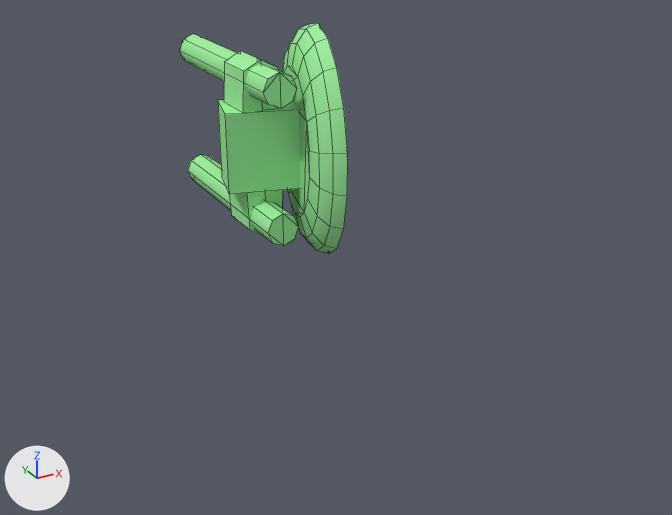
The OBJ model models/InterD/player_turret.obj as it was, and as the next commit left it.
Both versions are drawn from a camera (50 mm lens) standing at (-42.3, -95.7, 31.5) and looking at (4.7, -10.3, -11.2). The lights are fixed; the arrows at lower left show +X, +Y and +Z. Mesh edges are drawn as thin lines. Where no turn or scale is listed for an object, it has been applied to the vertices.

The first picture shows 'player_turret'.
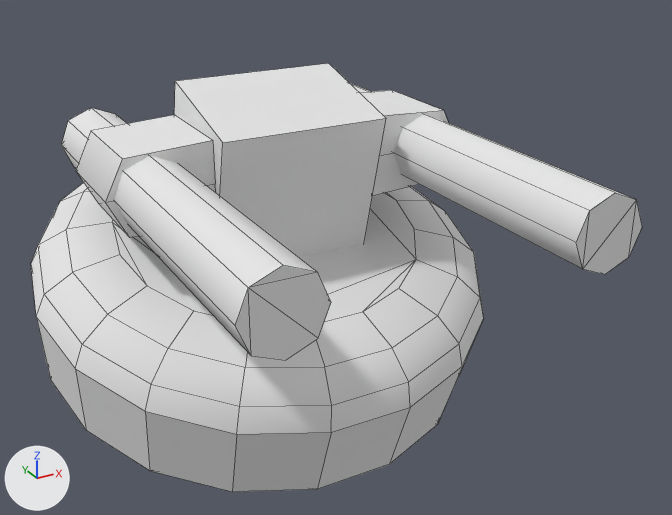
Location of each change, [x1, y1, x2, y2] in pixels of the pictures (672 x 515 px; the box of a moved part takes in the faces that stretch with it):
```json
{"object": "player_turret", "change": "reshaped", "before": [180, 23, 348, 254], "after": [31, 63, 642, 492], "on screen": "262% wider, 85% taller"}
{"part": 1, "of": "me_player_turret", "change": "moved or reshaped", "before": [218, 99, 300, 194], "after": [174, 63, 386, 257]}
{"part": 2, "of": "me_player_turret", "change": "moved or reshaped", "before": [224, 51, 278, 113], "after": [76, 115, 216, 238]}
{"part": 3, "of": "me_player_turret", "change": "added", "after": [61, 108, 331, 360]}
{"part": 4, "of": "me_player_turret", "change": "moved or reshaped", "before": [229, 190, 283, 233], "after": [359, 90, 448, 196]}
{"part": 5, "of": "me_player_turret", "change": "added", "after": [350, 83, 642, 275]}
{"part": 6, "of": "me_player_turret", "change": "added", "after": [31, 183, 484, 492]}
{"part": 7, "of": "me_player_turret", "change": "deleted", "before": [282, 23, 348, 254], "on screen": "green"}
{"part": 8, "of": "me_player_turret", "change": "deleted", "before": [188, 154, 299, 246], "on screen": "green"}
{"part": 9, "of": "me_player_turret", "change": "deleted", "before": [180, 34, 296, 108], "on screen": "green"}
```

The change, as JSON lines over the scene's bpy script:
```json
{"op": "add", "block": "mat_wire_227153153", "code": ["mat_wire_227153153 = principled_material('wire_227153153')", "mat_wire_227153153.base_color = (0.8, 0.8, 0.8)  # white #e7e7e7", "mat_wire_227153153.roughness = 1.0"]}
{"block": "me_player_turret", "where": "# used by ob_player_turret; location = (0.0, 0.0, 0.0)"}
{"op": "remove", "block": "me_player_turret", "code": "me_player_turret.from_pydata(...)  # 136 vertices, 132 faces; spans x -4.3..11.1, y -13.9..18.9, z -13.8..13.5"}
{"op": "remove", "block": "me_player_turret", "code": "me_player_turret.materials.append(mat_wire_087225087)  # green #9ef19e"}
{"op": "add", "block": "me_player_turret", "code": "me_player_turret.from_pydata(...)  # 154 vertices, 150 faces; spans x -27.2..27.2, y -40.2..27.0, z -31.6..8.6"}
{"block": "me_player_turret", "change": "me_player_turret part 1: the loose piece of 8 vertices spanning x -4.3..6.8, y -3.7..5.3, z -4.9..4.5 is multiplied about its middle by the matrix ((0.0, 0.0, -2.0), (0.0, -2.0, 0.0), (-2.0, 0.0, 0.0)), then moved by (-1.2, -4.8, -2.3), in mat_wire_227153153 (white #e7e7e7)"}
{"block": "me_player_turret", "change": "me_player_turret part 2: the loose piece of 12 vertices spanning x -2.3..2.3, y -1.6..3.9, z 4.5..10.3 is multiplied about its middle by the matrix ((0.0, 0.0, -2.0), (0.0, -2.0, 0.0), (-2.0, 0.0, 0.0)), then moved by (-15.1, -5.8, -7.4), in mat_wire_227153153 (white #e7e7e7)"}
{"block": "me_player_turret", "change": "me_player_turret part 3: a new loose piece, an 8-sided cylinder along y spanning x -20.0..-12.1, y -40.2..10.8, z -3.8..4.1, in mat_wire_227153153 (white #e7e7e7)"}
{"block": "me_player_turret", "change": "me_player_turret part 4: the loose piece of 12 vertices spanning x -2.3..2.3, y -1.6..3.9, z -10.6..-4.9 is multiplied about its middle by the matrix ((0.0, 0.0, -2.0), (0.0, -2.0, 0.0), (-2.0, 0.0, 0.0)), then moved by (15.1, -5.8, 7.7), in mat_wire_227153153 (white #e7e7e7)"}
{"block": "me_player_turret", "change": "me_player_turret part 5: a new loose piece, an 8-sided cylinder along y spanning x 12.1..20.0, y -40.2..10.8, z -3.8..4.1, in mat_wire_227153153 (white #e7e7e7)"}
{"block": "me_player_turret", "change": "me_player_turret part 6: a new loose piece of 90 vertices spanning x -27.2..27.2, y -26.5..27.0, z -31.6..-4.4, in mat_wire_227153153 (white #e7e7e7)"}
{"block": "me_player_turret", "change": "me_player_turret part 7: the loose piece of 72 vertices spanning x 2.2..11.1, y -13.9..12.1, z -13.8..13.5 is deleted"}
{"block": "me_player_turret", "change": "me_player_turret part 8: the loose piece of 16 vertices spanning x -2.0..1.9, y -6.6..18.9, z -10.2..-6.2 is deleted"}
{"block": "me_player_turret", "change": "me_player_turret part 9: the loose piece of 16 vertices spanning x -2.0..1.9, y -6.6..18.9, z 5.9..9.8 is deleted"}
{"op": "add", "block": "me_player_turret", "code": "me_player_turret.materials.append(mat_wire_227153153)  # white #e7e7e7"}
```
